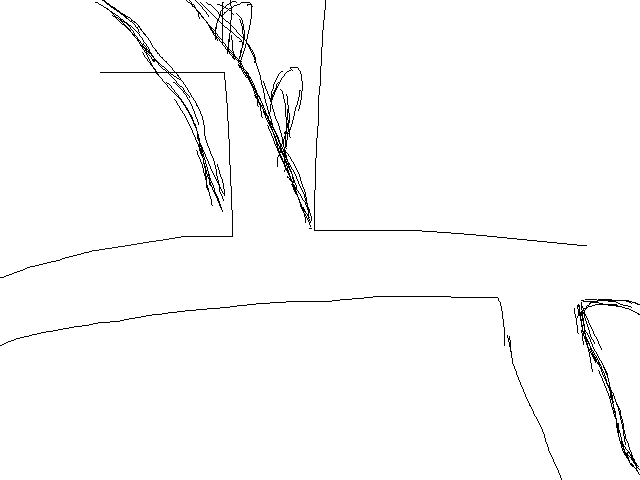
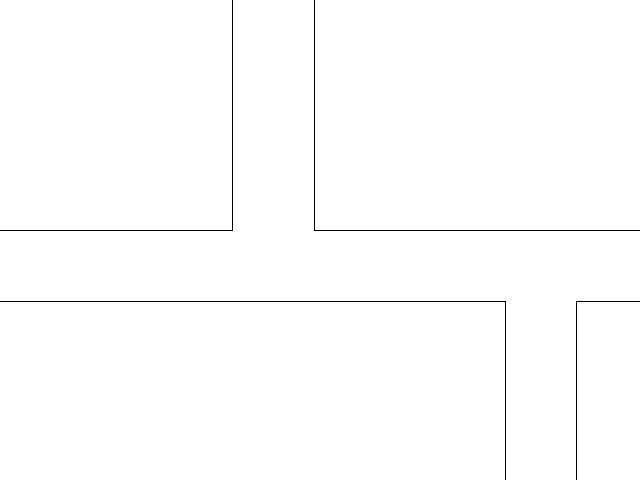
Layers edited between the first and the second w=640, h=480 image:
painted on "Layer 55" over [0,0,640,480]
